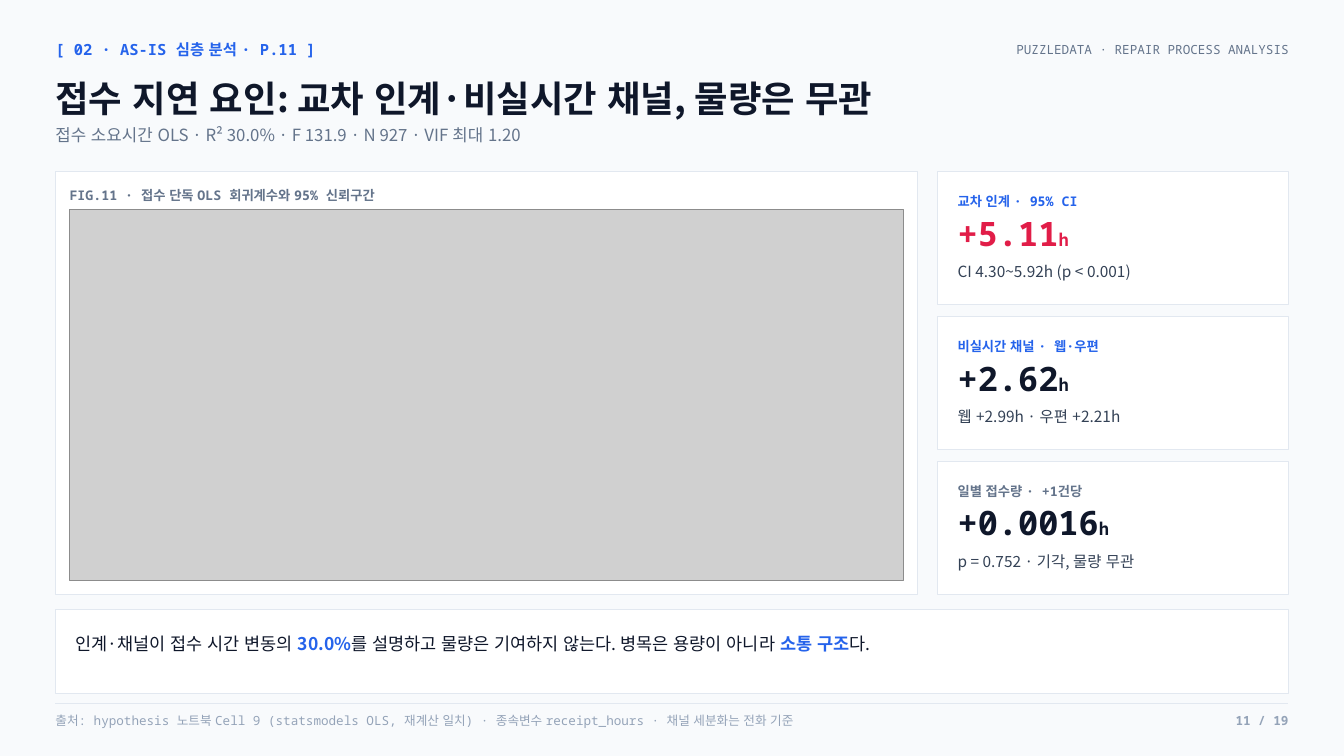
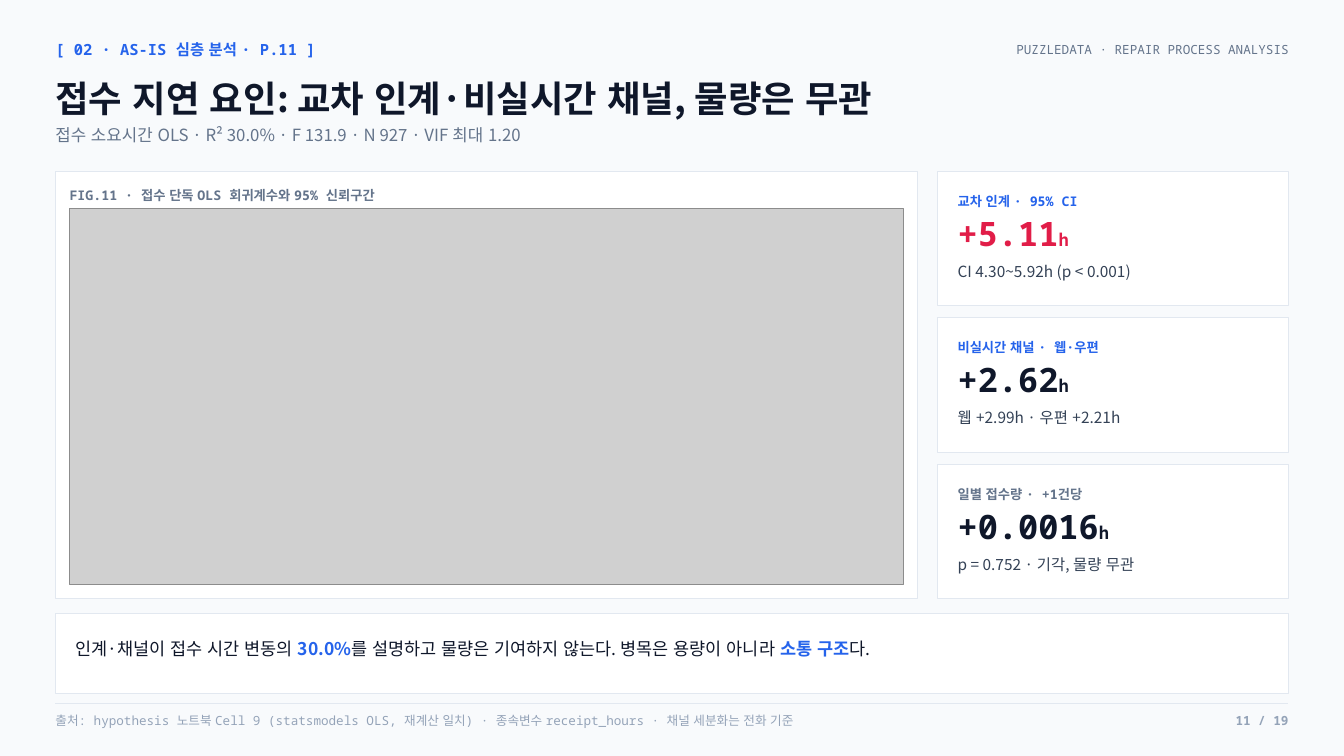
Before and after one commit to nus1245/puzzle_data, a slide deck: slide 11 of outputs/pptx/puzzledata_repair_report.pptx. Drawn at 1344x756 pixels with LibreOffice and Linux fonts; fonts in the diff are those of the drawing; grey boxes stand for pictures. Boxes give left, top, right and bottom in pixels: in the first picture for what was removed or moved away, otherwise in the second. Text is boxed around its words. In the diff, an @@ line names an element or a change of style, - is before the commit and + after.

```diff
--- a/outputs/pptx/puzzledata_repair_report.pptx
+++ b/outputs/pptx/puzzledata_repair_report.pptx
@@ rectangle: place and size @@
-rectangle at <box>55,171,918,595</box>
+rectangle at <box>55,171,918,599</box>
@@ picture: place and size @@
-picture at <box>70,209,903,580</box>
+picture at <box>70,209,903,585</box>
@@ 2 texts, 1 rectangle: place and size @@
-2 texts, 1 rectangle at <box>76,462,1289,652</box>
+2 texts, 1 rectangle at <box>76,465,1289,657</box>
@@ rectangle: place and size @@
-rectangle at <box>55,610,1289,694</box>
+rectangle at <box>55,614,1289,694</box>
```
Also in this commit, not shown: 7 other files.
